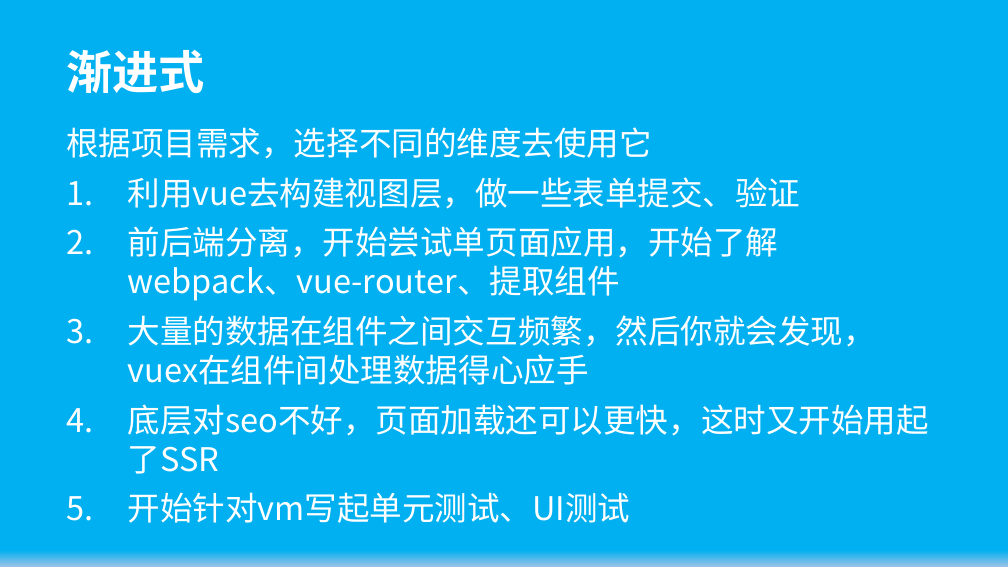
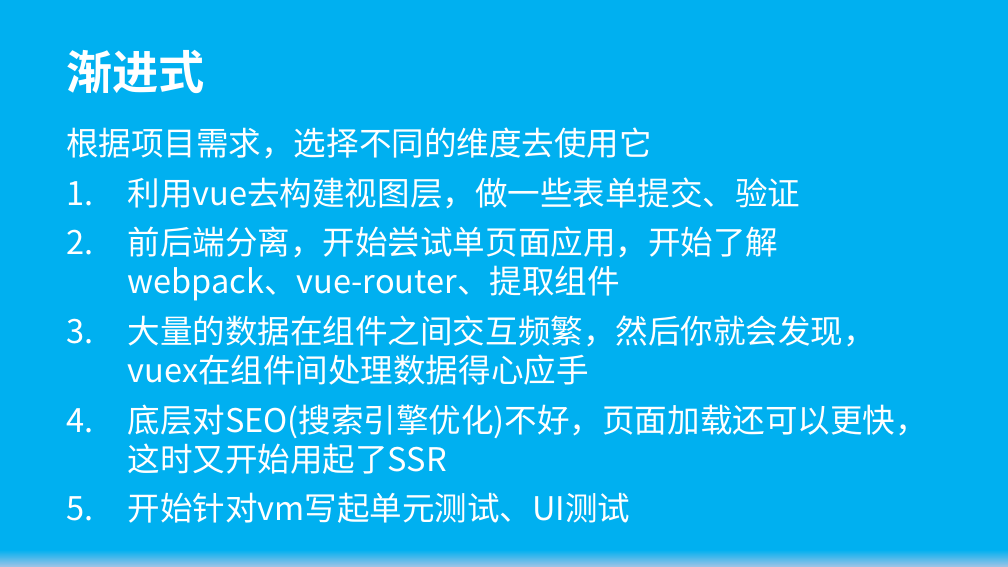
Before and after one commit to wugenshui/ppt, a slide deck: slide 4 of Vue/Vue.js基础.pptx. Drawn at 1008x567 pixels with LibreOffice and Linux fonts; fonts in the diff are those of the drawing. Boxes give left, top, right and bottom in pixels: in the first picture for what was removed or moved away, otherwise in the second. Text is boxed around its words. In the diff, an @@ line names an element or a change of style, - is before the commit and + after.

```diff
--- a/Vue/Vue.js基础.pptx
+++ b/Vue/Vue.js基础.pptx
@@ subtitle at <box>128,404,928,474</box>: text changed @@
-4. 底层对seo不好，页面加载还可以更快，这时又开始用起了SSR
+4. 底层对SEO(搜索引擎优化)不好，页面加载还可以更快，这时又开始用起了SSR
```
Also in this commit, not shown: 1 other slide changed, 1 slide added, 2 other files.
